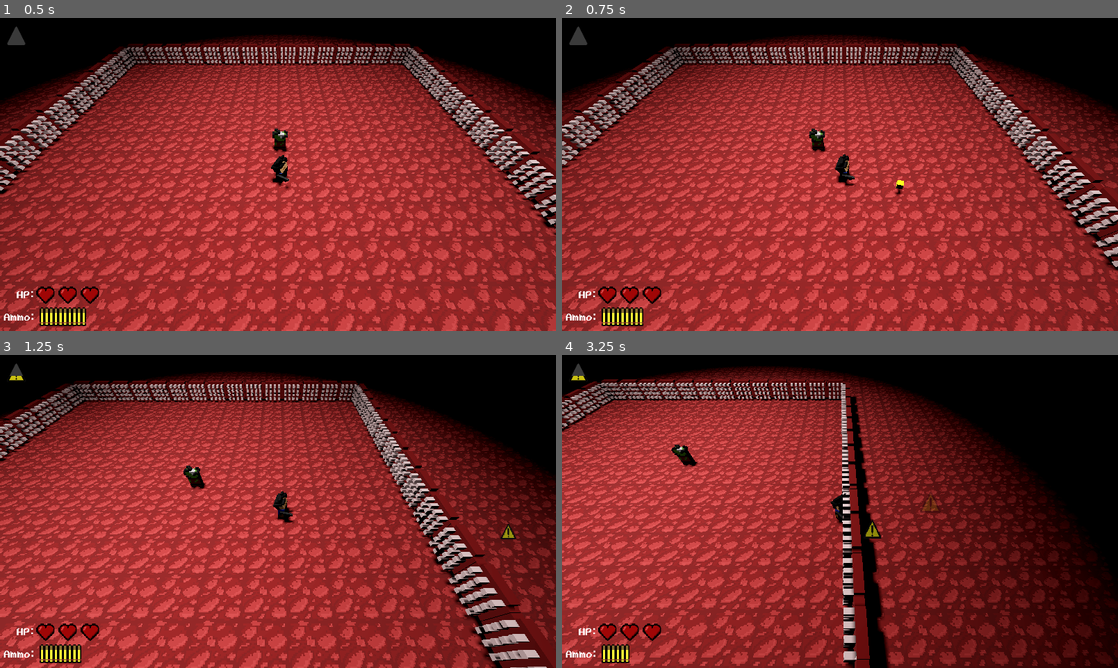
Above: before the commit, frames 1-4 (two rows, left to right).
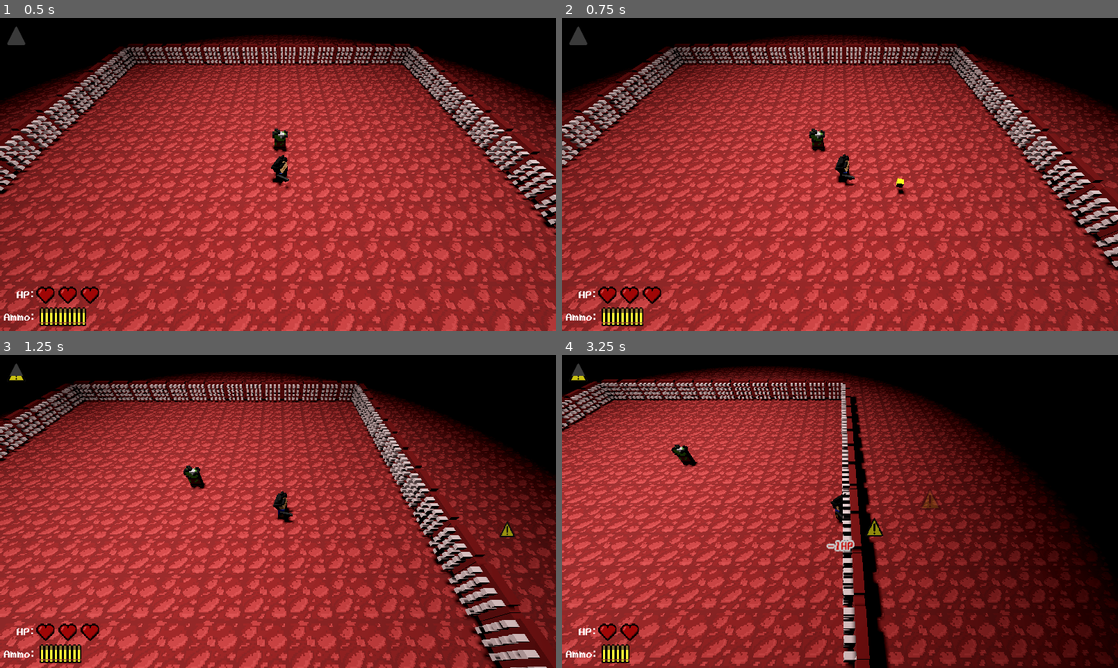
Above: after the commit, the same moments.

Repository: WatsonDynamite/MADGJ2024_LR
Game: Godot game, scene res://main.tscn
Same seed, same stepped clock (60 frames per second), same inputs: the game is played once before the commit and once after it.
Inputs (mouse positions are in pixels of both pictures, inside the frame that each line leads up to):
- Up to frame 1 (0.5 s): no input
- Up to frame 2 (0.75 s): tap Enter at 0.5 s; move the mouse to (962, 158) at 0.52 s; hold D (right) from 0.53 s (still down); click (962, 158) at 0.6 s
- Up to frame 3 (1.25 s): keep holding D (right)
- Up to frame 4 (3.25 s): move the mouse to (728, 527) at 1.27 s; release D (right) at 1.28 s; hold S (down) 1.28-2.03 s; click (728, 527) at 1.35 s; move the mouse to (895, 442) at 2.02 s; hold D (right) 2.03-2.78 s; click (895, 442) at 2.1 s; move the mouse to (812, 574) at 2.77 s; hold W (up) from 2.78 s (still down); click (812, 574) at 2.85 s

Frame 1 is identical in both runs. In frame 2, less than 0.1% of the frame differs, in the area x 59-62%, y 51-57%; in frame 3, less than 0.1%; in frame 4, 0.5%, in the area x 14-69%, y 42-92%.
Error before the commit: Invalid access to property or key 'position' on a base object of type 'null instance'. (res://Scripts/Monster.gd:25)
Error after the commit: Invalid access to property or key 'position' on a base object of type 'null instance'. (res://Scripts/Monster.gd:21)

Commit message:
Damage refactor

Diff:
--- a/Prefabs/Zombie.tscn
+++ b/Prefabs/Zombie.tscn
@@ -16,8 +16,5 @@
 transform = Transform3D(1, 0, 0, 0, 1, 0, 0, 0, 1, 0, 0.373163, 0.150754)
 shape = SubResource("BoxShape3D_h5560")
 
-[node name="Timer" type="Timer" parent="."]
-
 [connection signal="body_entered" from="." to="." method="_on_body_entered"]
 [connection signal="body_exited" from="." to="." method="_on_body_exited"]
-[connection signal="timeout" from="Timer" to="." method="_on_timer_timeout"]
--- a/Prefabs/player.tscn
+++ b/Prefabs/player.tscn
@@ -1,14 +1,17 @@
-[gd_scene load_steps=8 format=3 uid="uid://bs7h7iumeflci"]
+[gd_scene load_steps=9 format=3 uid="uid://tkyb0o8pomyh"]
 
 [ext_resource type="Script" path="res://Scripts/Protag.gd" id="1_slckp"]
 [ext_resource type="PackedScene" uid="uid://dfp8njn67myfk" path="res://Assets/protag_body.gltf" id="2_nsktf"]
 [ext_resource type="PackedScene" uid="uid://duby7nxbyv4ks" path="res://Assets/protag_head.gltf" id="3_8ru7w"]
-[ext_resource type="PackedScene" uid="uid://be4kmb5bfogrs" path="res://Prefabs/hp_meter.tscn" id="4_638ol"]
-[ext_resource type="PackedScene" uid="uid://c40q02tgw3q80" path="res://Prefabs/ammo_meter.tscn" id="4_lk01j"]
+[ext_resource type="PackedScene" path="res://Prefabs/hp_meter.tscn" id="4_638ol"]
+[ext_resource type="PackedScene" path="res://Prefabs/ammo_meter.tscn" id="4_lk01j"]
 [ext_resource type="FontFile" uid="uid://bxswg3uhgyyxt" path="res://Assets/yoster.ttf" id="6_50080"]
 
 [sub_resource type="BoxShape3D" id="BoxShape3D_0m7ab"]
 size = Vector3(0.476171, 0.791138, 0.267639)
+
+[sub_resource type="BoxShape3D" id="BoxShape3D_0busp"]
+size = Vector3(0.489258, 0.787537, 0.350647)
 
 [node name="Player" type="CharacterBody3D"]
 collision_layer = 3
@@ -22,7 +25,7 @@
 transform = Transform3D(1, 0, 0, 0, 0.937178, 0.34885, 0, -0.34885, 0.937178, 0, -0.0215266, 0.157584)
 
 [node name="GunDirection" type="Node3D" parent="Model"]
-transform = Transform3D(1, 0, 0, 0, 1, 0, 0, 0, 1, -0.051378, 0.331666, 0.564808)
+transform = Transform3D(1, 0, 0, 0, 1, 0, 0, 0, 1, 0, 0.332, 0.565)
 
 [node name="CollisionShape3D" type="CollisionShape3D" parent="."]
 transform = Transform3D(1, 0, 0, 0, 1, 0, 0, 0, 1, -0.0574546, 0.398865, 0.132896)
@@ -72,4 +75,17 @@
 [node name="ReloadTimer" type="Timer" parent="."]
 one_shot = true
 
+[node name="DamageTimer" type="Timer" parent="."]
+
+[node name="Area3D" type="Area3D" parent="."]
+
+[node name="CollisionShape3D" type="CollisionShape3D" parent="Area3D"]
+transform = Transform3D(1, 0, 0, 0, 1, 0, 0, 0, 1, -0.0600586, 0.400055, 0.0953064)
+shape = SubResource("BoxShape3D_0busp")
+
 [connection signal="timeout" from="ReloadTimer" to="." method="_on_reload_timer_timeout"]
+[connection signal="timeout" from="DamageTimer" to="." method="_on_damage_timer_timeout"]
+[connection signal="area_entered" from="Area3D" to="." method="_on_area_3d_area_entered"]
+[connection signal="area_shape_exited" from="Area3D" to="." method="_on_area_3d_area_shape_exited"]
+[connection signal="body_entered" from="Area3D" to="." method="_on_area_3d_body_entered"]
+[connection signal="body_exited" from="Area3D" to="." method="_on_area_3d_body_exited"]
--- a/Scripts/Monster.gd
+++ b/Scripts/Monster.gd
@@ -15,10 +15,6 @@
 
 # Called every frame. 'delta' is the elapsed time since the previous frame.
 func _process(delta):
-	if collided && attacking:
-		player.takeDamage(damage)
-		attacking = false
-		attackTimer.start()
 	pass
 
 func _physics_process(delta):
@@ -30,15 +26,9 @@
 
 func _on_body_entered(body):
 	collided = true
-	attacking = true
 	pass # Replace with function body.
 
 
 func _on_body_exited(body):
 	collided = false
 	pass # Replace with function body.
-
-func _on_timer_timeout():
-	attacking = true
-	attackTimer.stop()
-	pass # Replace with function body.
--- a/Scripts/Protag.gd
+++ b/Scripts/Protag.gd
@@ -20,6 +20,8 @@
 
 @onready var reloadTimer: Timer = $ReloadTimer
 @onready var contactDamageTimer: Timer = $ContactDamageTimer
+@onready var damageTimer: Timer = $DamageTimer
+
 
 var gunDirection: Node3D
 var level: Node3D
@@ -28,6 +30,8 @@
 var ammoValue = MAX_AMMO
 var currentBullet = 0
 var health = 3
+var canBeDamaged = true
+var collided = false
 
 func get_input(delta):
 	# Input handling
@@ -52,7 +56,7 @@
 		ammo[currentBullet].rotation = Vector3(model.rotation.x,lerp_angle(model.rotation.y, angle, delta * 100), model.rotation.z)
 		currentBullet += 1
 		ammoValue -= 1
-		if currentBullet == 15:
+		if currentBullet == 20:
 			currentBullet = 0
 		if(ammoValue == 0):
 			outOfAmmoLabel.visible = true;
@@ -73,6 +77,10 @@
 
 # Called every frame. 'delta' is the elapsed time since the previous frame.
 func _process(delta):
+	if collided && canBeDamaged:
+		canBeDamaged = false
+		takeDamage(1)
+		damageTimer.start()
 	pass
 
 func _physics_process(delta):
@@ -97,3 +105,31 @@
 	ammoValue = 10;
 	ammoMeter.set_size(Vector2(AMMO_SPRITE_WIDTH * ammoValue, AMMO_SPRITE_HEIGHT));
 	pass # Replace with function body.
+
+
+
+func _on_area_3d_body_entered(body):
+	if body.name != "Player":
+		collided = true
+	pass # Replace with function body.
+
+
+func _on_area_3d_body_exited(body):
+	collided = false
+	pass # Replace with function body.s
+
+
+func _on_damage_timer_timeout():
+	damageTimer.stop()
+	canBeDamaged = true
+	pass # Replace with function body.
+
+
+func _on_area_3d_area_entered(area):
+	collided = true
+	pass # Replace with function body.
+
+
+func _on_area_3d_area_shape_exited(area_rid, area, area_shape_index, local_shape_index):
+	collided = false
+	pass # Replace with function body.
--- a/main.tscn
+++ b/main.tscn
@@ -59,6 +59,21 @@
 [node name="Bullet15" parent="Bullets" instance=ExtResource("6_lcnlk")]
 visible = false
 
+[node name="Bullet16" parent="Bullets" instance=ExtResource("6_lcnlk")]
+visible = false
+
+[node name="Bullet17" parent="Bullets" instance=ExtResource("6_lcnlk")]
+visible = false
+
+[node name="Bullet18" parent="Bullets" instance=ExtResource("6_lcnlk")]
+visible = false
+
+[node name="Bullet19" parent="Bullets" instance=ExtResource("6_lcnlk")]
+visible = false
+
+[node name="Bullet20" parent="Bullets" instance=ExtResource("6_lcnlk")]
+visible = false
+
 [node name="Zombie" parent="." instance=ExtResource("6_frexo")]
 transform = Transform3D(1, 0, 0, 0, 1, 0, 0, 0, 1, 0, 0, 1.007)
 
Not shown: 4 places in Assets/tileset2.tres that only renumber resources
Not shown: 1 places in main.tscn that only renumber resources
